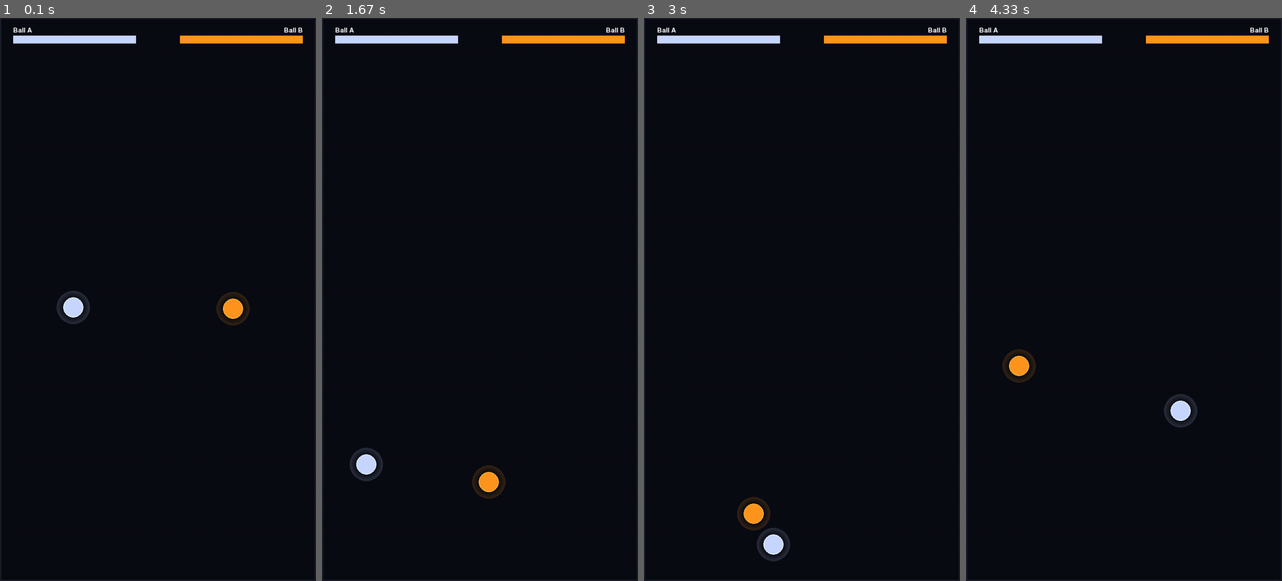
Above: before the commit, frames 1-4 (left to right).
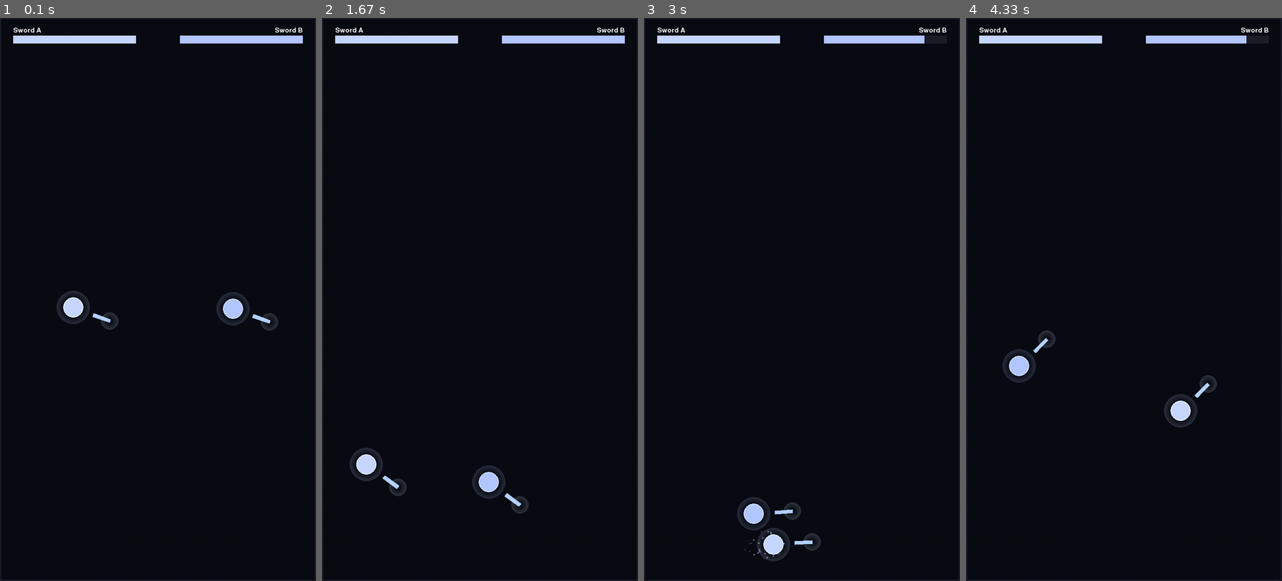
Above: after the commit, the same moments.

Repository: dstevenb07/PygameSimV1
Game: pygame game, started from main.py
Same seed, same stepped clock (60 frames per second), same inputs: the game is played once before the commit and once after it.
Inputs:
- Up to frame 1 (0.1 s): no input
- Up to frame 2 (1.67 s): no input
- Up to frame 3 (3 s): no input
- Up to frame 4 (4.33 s): no input

The runs differ from the first frame. In frame 1, 1.2% of the frame differs, in the area x 4-96%, y 1-56%; in frame 2, 1.3%; in frame 3, 1.3%, in the area x 4-96%, y 1-97%; in frame 4, 1.3%.

Commit message:
Phase 4: implement SwordBall with rotating blade and hit detection
Adds full SwordBall implementation — sword_angle increments per frame,
base/tip computed via trig, line-segment vs circle hit test damages enemy
with cooldown and fires particles + screen shake. Swaps fighters to
SwordBall vs SwordBall and removes the Phase 2 temp damage test call.

https://claude.ai/code/session_01X11Di7bKCCdYDvWa7iTVzC

Diff:
--- a/ball_sword.py
+++ b/ball_sword.py
@@ -1,6 +1,53 @@
+import math
+import pygame
 from constants import *
 from ball_base import Ball
 
 
+def _segment_circle_hit(p1, p2, center, radius):
+    seg = p2 - p1
+    to_c = center - p1
+    seg_len_sq = seg.length_squared()
+    if seg_len_sq == 0:
+        return (center - p1).length() < radius, p1
+    t = max(0.0, min(1.0, to_c.dot(seg) / seg_len_sq))
+    closest = p1 + seg * t
+    return (center - closest).length() < radius, closest
+
+
+def _sword_polygon(base, tip, width):
+    direction = (tip - base).normalize()
+    perp = pygame.math.Vector2(-direction.y, direction.x) * (width / 2)
+    return [base + perp, tip + perp, tip - perp, base - perp]
+
+
 class SwordBall(Ball):
-    pass
+    def __init__(self, pos, color, name):
+        super().__init__(pos, color, name)
+        self.sword_angle = 0.0
+
+    def weapon_update(self, dt, enemy, particles, shake_state):
+        self.sword_angle = (self.sword_angle + SWORD_ROTATION_SPEED) % 360
+        angle_rad = math.radians(self.sword_angle)
+        direction = pygame.math.Vector2(math.cos(angle_rad), math.sin(angle_rad))
+
+        base = self.pos + direction * SWORD_ORBIT_RADIUS
+        tip = self.pos + direction * (SWORD_ORBIT_RADIUS + SWORD_LENGTH)
+
+        if enemy.alive:
+            hit, closest = _segment_circle_hit(base, tip, enemy.pos, BALL_RADIUS)
+            if hit:
+                enemy.take_damage(SWORD_DAMAGE, self)
+                particles.emit_hit(closest, enemy.color)
+                shake_state[0] = SCREEN_SHAKE_FRAMES
+
+    def weapon_draw(self, surface):
+        angle_rad = math.radians(self.sword_angle)
+        direction = pygame.math.Vector2(math.cos(angle_rad), math.sin(angle_rad))
+
+        base = self.pos + direction * SWORD_ORBIT_RADIUS
+        tip = self.pos + direction * (SWORD_ORBIT_RADIUS + SWORD_LENGTH)
+
+        points = _sword_polygon(base, tip, SWORD_WIDTH)
+        pygame.draw.polygon(surface, (180, 210, 255), points)
+        self.draw_glow(surface, tip, 4, (220, 240, 255))
--- a/main.py
+++ b/main.py
@@ -25,15 +25,15 @@
     shake_state = [0]
 
     # --- CHARACTER ROSTER (change these two lines to swap fighters) ---
-    fighter_a = Ball(
+    fighter_a = SwordBall(
         pos=(SCREEN_WIDTH // 4, SCREEN_HEIGHT // 2),
         color=(200, 215, 255),
-        name="Ball A"
+        name="Sword A"
     )
-    fighter_b = Ball(
+    fighter_b = SwordBall(
         pos=(3 * SCREEN_WIDTH // 4, SCREEN_HEIGHT // 2),
-        color=(255, 150, 30),
-        name="Ball B"
+        color=(180, 200, 255),
+        name="Sword B"
     )
     # ------------------------------------------------------------------
 
@@ -49,10 +49,6 @@
             fighter_a.update(dt, fighter_b, particles, shake_state)
         if fighter_b.alive:
             fighter_b.update(dt, fighter_a, particles, shake_state)
-
-        # TEMP: test damage (remove in Phase 4)
-        if pygame.key.get_pressed()[pygame.K_SPACE]:
-            fighter_a.take_damage(10, "test")
 
         fighter_a.ball_collision(fighter_b)
 
